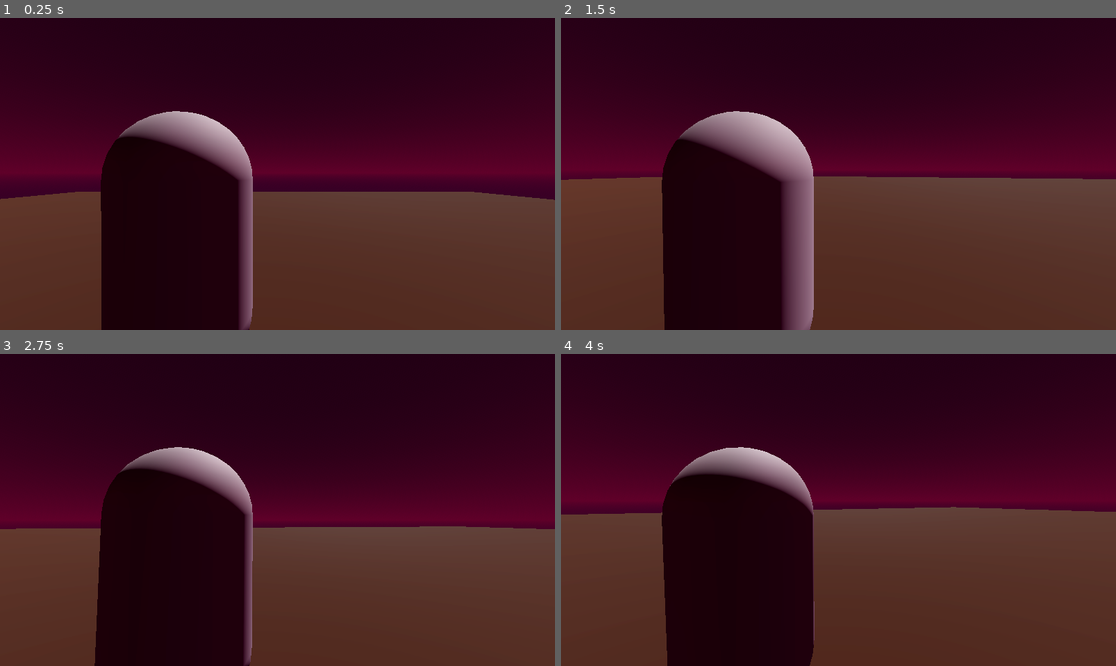
Above: before the commit, frames 1-4 (two rows, left to right).
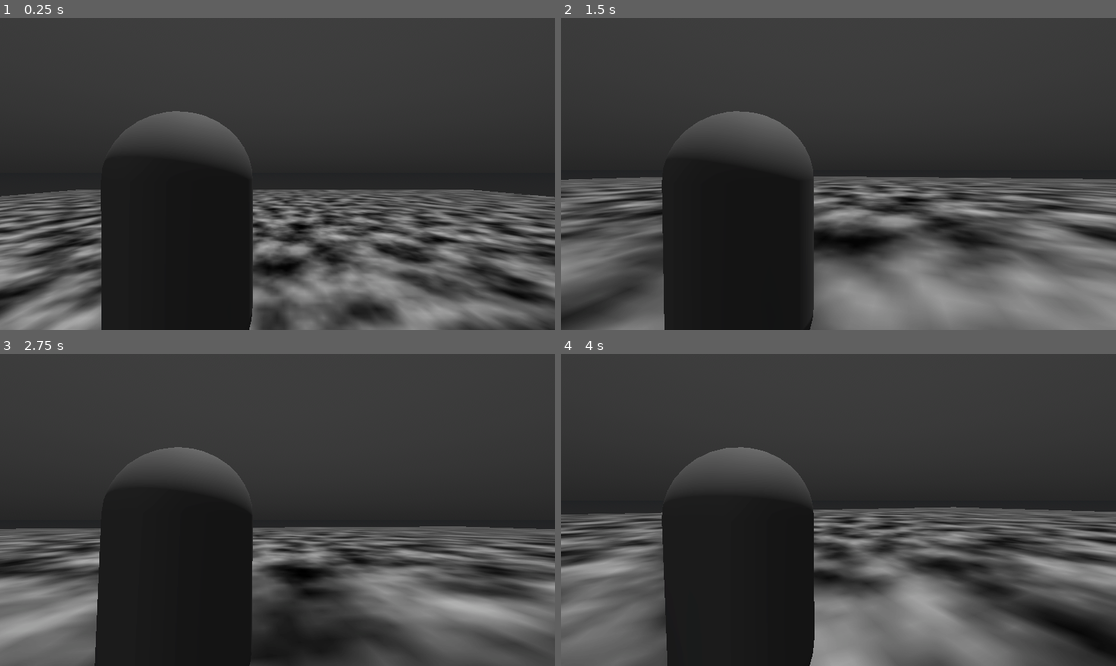
Above: after the commit, the same moments.

Repository: mahdiG/zombool
Game: Godot game, scene res://game.tscn
Same seed, same stepped clock (60 frames per second), same inputs: the game is played once before the commit and once after it.
Inputs (mouse positions are in pixels of both pictures, inside the frame that each line leads up to):
- Up to frame 1 (0.25 s): no input
- Up to frame 2 (1.5 s): move the mouse to (866, 174) at 0.52 s; hold W (move_forward) from 0.53 s (still down); tap Space (jump) at 0.77 s; move the mouse to (810, 174) at 1.27 s
- Up to frame 3 (2.75 s): keep holding W (move_forward); tap Space (jump) at 1.52 s; move the mouse to (288, 503) at 2.02 s
- Up to frame 4 (4 s): keep holding W (move_forward); move the mouse to (832, 516) at 2.77 s; tap Space (jump) at 3.02, 3.77 s; move the mouse to (877, 513) at 3.52 s

The runs differ from the first frame. In frame 1, 90% of the frame differs, in the area x 0-100%, y 0-100%; in frame 2, 90%; in frame 3, 90%; in frame 4, 93%.

Commit message:
WIP: add ground texture

Diff:
--- a/game.tscn
+++ b/game.tscn
@@ -1,14 +1,15 @@
-[gd_scene load_steps=14 format=3 uid="uid://gow0dapv2vfr"]
+[gd_scene load_steps=17 format=3 uid="uid://gow0dapv2vfr"]
 
 [ext_resource type="Script" uid="uid://bdpjjkc12bw" path="res://player.gd" id="1_80nbo"]
 [ext_resource type="Script" uid="uid://b1p6wdnn4qppt" path="res://game.gd" id="1_e2o6t"]
 [ext_resource type="PackedScene" uid="uid://cd235ygqed5qe" path="res://zombie.tscn" id="2_feb5d"]
+[ext_resource type="Shader" uid="uid://d875rcahxm8m" path="res://ground.tres" id="4_fc0e3"]
 
 [sub_resource type="ProceduralSkyMaterial" id="ProceduralSkyMaterial_mwb40"]
-sky_top_color = Color(0.126702, 0.0165431, 0.0947993, 1)
-sky_horizon_color = Color(0.298439, 7.21961e-08, 0.151486, 1)
-ground_bottom_color = Color(0.180234, 0.0308164, 0.138942, 1)
-ground_horizon_color = Color(0.298519, 0, 0.151061, 1)
+sky_top_color = Color(0.20871, 0.20871, 0.20871, 1)
+sky_horizon_color = Color(0.144063, 0.144063, 0.144063, 1)
+ground_bottom_color = Color(0.145098, 0.145098, 0.145098, 1)
+ground_horizon_color = Color(0.12944, 0.133613, 0.1402, 1)
 
 [sub_resource type="Sky" id="Sky_80nbo"]
 sky_material = SubResource("ProceduralSkyMaterial_mwb40")
@@ -32,18 +33,26 @@
 point_count = 4
 
 [sub_resource type="NavigationMesh" id="NavigationMesh_feb5d"]
-vertices = PackedVector3Array(-49.5, 3, -49.5, -49.5, 3, 49.5, 49.5, 3, 49.5, 49.5, 3, -49.5)
+vertices = PackedVector3Array(-49.5, 1.5, -49.5, -49.5, 1.5, 49.5, 49.5, 1.5, 49.5, 49.5, 1.5, -49.5)
 polygons = [PackedInt32Array(3, 2, 0), PackedInt32Array(0, 2, 1)]
 
 [sub_resource type="BoxShape3D" id="BoxShape3D_feb5d"]
-size = Vector3(100, 5, 100)
+size = Vector3(100, 0, 100)
 
-[sub_resource type="StandardMaterial3D" id="StandardMaterial3D_feb5d"]
-albedo_color = Color(0.229874, 0.0931971, 0, 1)
+[sub_resource type="FastNoiseLite" id="FastNoiseLite_fc0e3"]
+frequency = 0.0656
 
-[sub_resource type="BoxMesh" id="BoxMesh_fc0e3"]
-material = SubResource("StandardMaterial3D_feb5d")
-size = Vector3(100, 5, 100)
+[sub_resource type="NoiseTexture2D" id="NoiseTexture2D_7jktm"]
+noise = SubResource("FastNoiseLite_fc0e3")
+
+[sub_resource type="ShaderMaterial" id="ShaderMaterial_7jktm"]
+render_priority = 0
+shader = ExtResource("4_fc0e3")
+shader_parameter/NoiseTexture = SubResource("NoiseTexture2D_7jktm")
+
+[sub_resource type="PlaneMesh" id="PlaneMesh_feb5d"]
+material = SubResource("ShaderMaterial_7jktm")
+size = Vector2(100, 100)
 
 [node name="Game" type="Node3D"]
 script = ExtResource("1_e2o6t")
@@ -53,7 +62,8 @@
 environment = SubResource("Environment_e2o6t")
 
 [node name="DirectionalLight3D" type="DirectionalLight3D" parent="."]
-transform = Transform3D(-0.866025, -0.433013, 0.25, -0.00561104, 0.508385, 0.861111, -0.499969, 0.744342, -0.442704, 0, 23.4664, 0)
+transform = Transform3D(-0.197963, -0.976997, 0.079291, -0.221826, 0.123447, 0.967241, -0.954779, 0.173889, -0.241161, 0, 9.4664, 0)
+light_color = Color(0.359069, 0.359069, 0.359069, 1)
 shadow_enabled = true
 
 [node name="Player" type="CharacterBody3D" parent="."]
@@ -85,16 +95,16 @@
 autostart = true
 
 [node name="NavigationRegion3D" type="NavigationRegion3D" parent="."]
-transform = Transform3D(1, 0, 0, 0, 1, 0, 0, 0, 1, 0, -4, 0)
+transform = Transform3D(1, 0, 0, 0, 1, 0, 0, 0, 1, 0, -1, 0)
 navigation_mesh = SubResource("NavigationMesh_feb5d")
 
-[node name="StaticBody3D" type="StaticBody3D" parent="NavigationRegion3D"]
+[node name="Ground" type="StaticBody3D" parent="NavigationRegion3D"]
 transform = Transform3D(1, 0, 0, 0, 1, 0, 0, 0, 1, 0, 1, 0)
 
-[node name="CollisionShape3D" type="CollisionShape3D" parent="NavigationRegion3D/StaticBody3D"]
+[node name="GroundCollision" type="CollisionShape3D" parent="NavigationRegion3D/Ground"]
 shape = SubResource("BoxShape3D_feb5d")
 
-[node name="MeshInstance3D" type="MeshInstance3D" parent="NavigationRegion3D/StaticBody3D"]
-mesh = SubResource("BoxMesh_fc0e3")
+[node name="GroundMesh" type="MeshInstance3D" parent="NavigationRegion3D/Ground"]
+mesh = SubResource("PlaneMesh_feb5d")
 
 [connection signal="timeout" from="SpawnTimer" to="." method="_on_spawn_timer_timeout"]
--- /dev/null
+++ b/ground.gdshader
@@ -0,0 +1,14 @@
+shader_type spatial;
+
+void vertex() {
+	// Called for every vertex the material is visible on.
+}
+
+void fragment() {
+	// Called for every pixel the material is visible on.
+}
+
+//void light() {
+//	// Called for every pixel for every light affecting the material.
+//	// Uncomment to replace the default light processing function with this one.
+//}
--- /dev/null
+++ b/ground.tres
@@ -0,0 +1,40 @@
+[gd_resource type="VisualShader" load_steps=4 format=3 uid="uid://d875rcahxm8m"]
+
+[sub_resource type="NoiseTexture2D" id="NoiseTexture2D_2eelt"]
+
+[sub_resource type="VisualShaderNodeTexture" id="VisualShaderNodeTexture_vvwp8"]
+output_port_for_preview = 0
+expanded_output_ports = [0]
+source = 5
+texture = SubResource("NoiseTexture2D_2eelt")
+
+[sub_resource type="VisualShaderNodeTexture2DParameter" id="VisualShaderNodeTexture2DParameter_pdue5"]
+parameter_name = "NoiseTexture"
+
+[resource]
+code = "shader_type spatial;
+render_mode blend_mix, depth_draw_opaque, cull_back, diffuse_lambert, specular_schlick_ggx;
+
+uniform sampler2D NoiseTexture;
+
+
+
+void fragment() {
+	vec4 n_out2p0;
+// Texture2D:2
+	n_out2p0 = texture(NoiseTexture, UV);
+
+
+// Output:0
+	ALBEDO = vec3(n_out2p0.xyz);
+
+
+}
+"
+graph_offset = Vector2(-509.795, -36.1787)
+nodes/fragment/0/position = Vector2(620, 140)
+nodes/fragment/2/node = SubResource("VisualShaderNodeTexture_vvwp8")
+nodes/fragment/2/position = Vector2(-220, 200)
+nodes/fragment/3/node = SubResource("VisualShaderNodeTexture2DParameter_pdue5")
+nodes/fragment/3/position = Vector2(-560, 200)
+nodes/fragment/connections = PackedInt32Array(3, 0, 2, 2, 2, 0, 0, 0)
Not shown, added: ground.gdshader.uid
